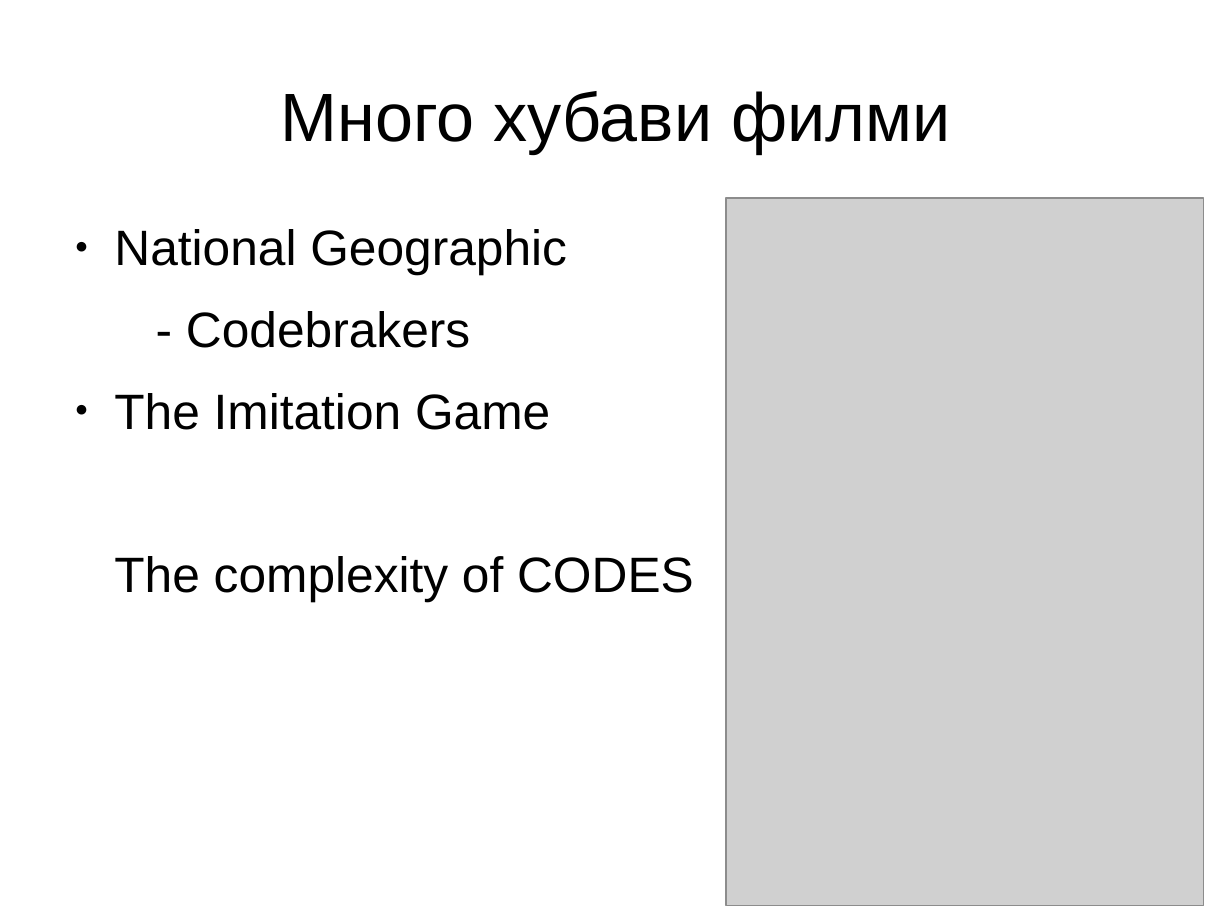
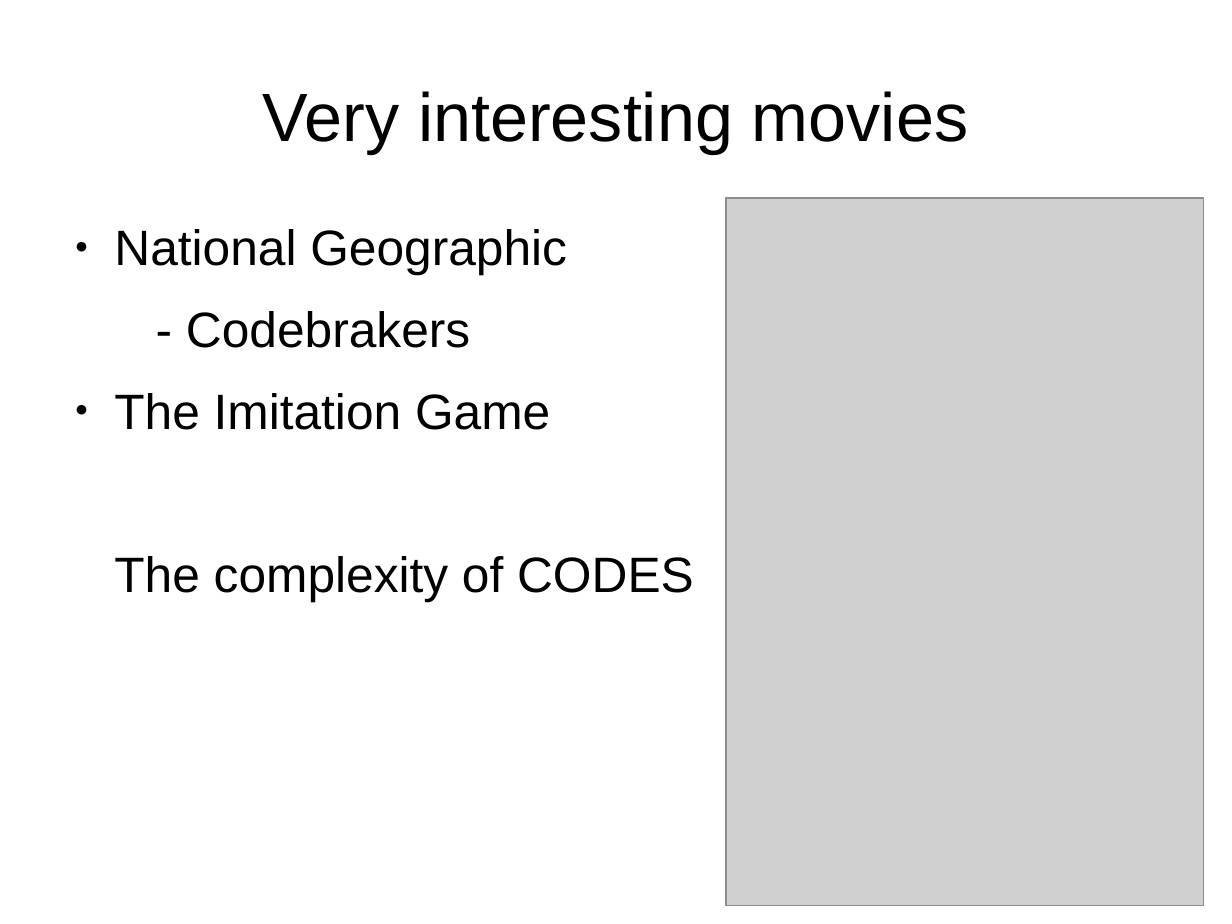
Before and after one commit to hackman/netsec1, a slide deck: slide 3 of presentations/cryptography.odp. Drawn at 1232x924 pixels with LibreOffice and Linux fonts; fonts in the diff are those of the drawing; grey boxes stand for pictures. Boxes give left, top, right and bottom in pixels: in the first picture for what was removed or moved away, otherwise in the second. Text is boxed around its words. In the diff, an @@ line names an element or a change of style, - is before the commit and + after.

```diff
--- a/presentations/cryptography.odp
+++ b/presentations/cryptography.odp
@@ title at (263, 91, 968, 153): text changed @@
-Много хубави филми
+Very interesting movies
```
Also in this commit, not shown: 31 other slides changed, 8 slides added, 8 slides removed.
